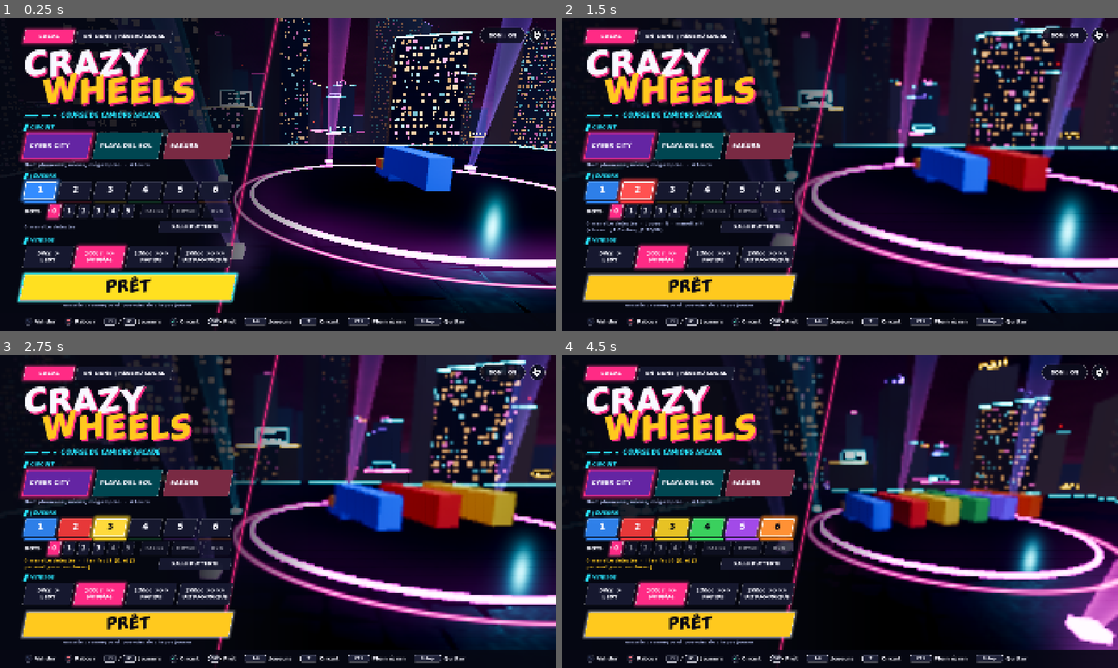
Above: before the commit, frames 1-4 (two rows, left to right).
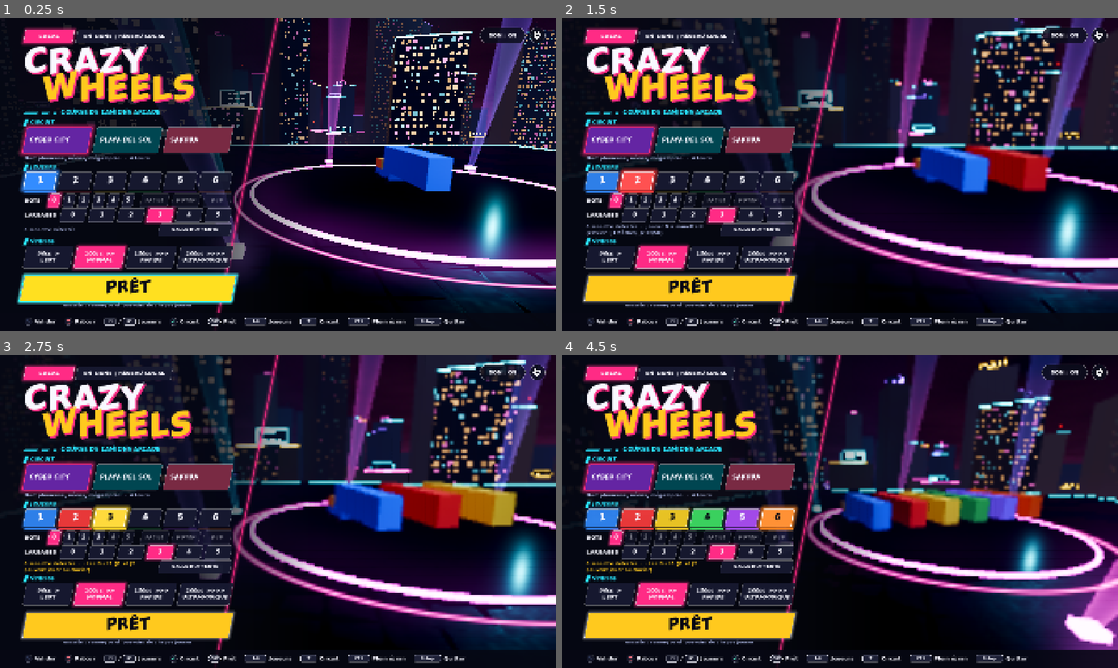
Above: after the commit, the same moments.

Repository: Shoz567/course-camions
Game: Godot game, scene res://ui/main_menu.tscn
Two runs of this game, one before a commit and one after it. Both use one fixed random seed, a clock stepped at 60 frames per second and the inputs below.
Inputs:
- Up to frame 1 (0.25 s): no input
- Up to frame 2 (1.5 s): click "1" at 0.5 s; click "2" at 1.25 s
- Up to frame 3 (2.75 s): click "3" at 2 s
- Up to frame 4 (4.5 s): click "4" at 2.75 s; click "5" at 3.5 s; click "6" at 4.25 s

The runs differ from the first frame. In frame 1, 12% of the frame differs, in the area x 3-43%, y 8-92%; in frame 2, 12%; in frame 3, 12%; in frame 4, 12%, in the area x 3-43%, y 8-91%.

Commit message:
jeu: limite les largages de remorque par course et retarde le suivant
Ligne LARGAGES au menu (0 a 5, 3 par defaut, envoyee par le host en
ligne) ; 20 s apres le retour d'une remorque avant de la larguer.

Co-Authored-By: Claude Opus 5.5 <noreply@anthropic.com>
Claude-Session: https://claude.ai/code/session_014CWYtjhecNygfogRt2m3K8

Diff:
--- a/game/dev/local_race.gd
+++ b/game/dev/local_race.gd
@@ -740,6 +740,8 @@
 				var cargo := p.truck.get_node_or_null(^"Cargo") as TruckCargo
 				if cargo != null:
 					cargo.start_race_lock()
+					# largages de la course, choisis au menu (en ligne : ceux du host)
+					cargo.drops_left = GameState.trailer_drops
 		return
 	# temps limite apres la premiere arrivee (une course se termine toujours)
 	_check_all_finished()
--- a/game/gameplay/game_state.gd
+++ b/game/gameplay/game_state.gd
@@ -109,6 +109,10 @@
 ## (BotInputSource.Level).
 var bot_count: int = 0
 var bot_level: int = 1
+## Largages de remorque par joueur et par course (2026-10-20 : de 0 a 5,
+## choisi au menu ; TruckCargo.drops_left).
+const MAX_TRAILER_DROPS := 5
+var trailer_drops: int = 3
 
 
 ## Scene de course du circuit `index` (borne aux circuits connus).
@@ -174,6 +178,7 @@
 	cfg.set_value("race", "speed_class", speed_class)
 	cfg.set_value("race", "trailers", trailer_choice)
 	cfg.set_value("race", "bots", bot_count)
+	cfg.set_value("race", "trailer_drops", trailer_drops)
 	cfg.set_value("race", "bot_level", bot_level)
 	for a: String in PadBindings.ACTIONS:
 		cfg.set_value("pad", a, pad_bindings[a])
@@ -197,6 +202,7 @@
 	selected_track = clampi(int(cfg.get_value("race", "track", selected_track)), 0, TRACKS.size() - 1)
 	speed_class = clampi(int(cfg.get_value("race", "speed_class", speed_class)), 0, SPEED_CLASSES.size() - 1)
 	bot_count = clampi(int(cfg.get_value("race", "bots", bot_count)), 0, 5)
+	trailer_drops = clampi(int(cfg.get_value("race", "trailer_drops", trailer_drops)), 0, MAX_TRAILER_DROPS)
 	bot_level = clampi(int(cfg.get_value("race", "bot_level", bot_level)), 0, 2)
 	var trailers: Variant = cfg.get_value("race", "trailers", trailer_choice)
 	if trailers is PackedInt32Array and (trailers as PackedInt32Array).size() == trailer_choice.size():
--- a/game/gameplay/truck_cargo.gd
+++ b/game/gameplay/truck_cargo.gd
@@ -12,6 +12,12 @@
 ## Verrou de depart : pendant first_seconds_lock_ticks (5 s) apres le GO
 ## (start_race_lock, appele par la course), largage interdit - pas de bouchon
 ## monstre sur la grille. Comptes en ticks physiques. Prete des le depart.
+## Limites (2026-10-20 : « limiter le nombre de largages par joueur, le
+## choisir au debut d'une course, entre 0 et 5 ; une fois la remorque
+## revenue, un delai d'une vingtaine de secondes avant de pouvoir la
+## larguer ») : drops_left largages dans la course (GameState.trailer_drops,
+## pose par la course ; -1 : illimite), et rearm_ticks apres le retour d'une
+## remorque.
 
 signal dropped(trailer: DetachedTrailer)
 ## Une nouvelle remorque vient d'apparaitre sur le camion.
@@ -24,11 +30,17 @@
 ## Au-dela, la nouvelle remorque apparait meme si sa place n'est pas libre
 ## (caisse sans collision tant que la place est prise : Truck._trailer_ghost).
 @export var reattach_timeout_ticks: int = 120
+## Delai apres le retour d'une remorque avant de pouvoir la larguer (20 s).
+@export var rearm_ticks: int = 1200
+
+## Largages qui restent dans la course (-1 : illimite).
+var drops_left: int = -1
 
 var _truck: Truck
 var _cooldown: int = 0
 var _lock: int = 0
 var _waiting: int = 0
+var _rearm: int = 0
 var last_trailer: DetachedTrailer
 ## En ligne, chez un client (NetRace) : le host decide du largage et du
 ## raccrochage ; la recharge affichee arrive du host (net_set_charge).
@@ -51,6 +63,8 @@
 		_lock -= 1
 	if _cooldown > 0:
 		_cooldown -= 1
+	if _rearm > 0 and _truck != null and not _truck.is_trailer_detached():
+		_rearm -= 1
 	if net_mirror:
 		return
 	if _truck == null or not _truck.is_trailer_detached() or _cooldown > 0 or _truck.is_wrecked():
@@ -59,11 +73,13 @@
 	_waiting += 1
 	if _truck.reattach_trailer(_waiting >= reattach_timeout_ticks):
 		_waiting = 0
+		_rearm = rearm_ticks
 		reattached.emit()
 
 
 func is_ready() -> bool:
-	return _cooldown == 0 and _lock == 0 and _truck != null and not _truck.is_trailer_detached()
+	return _cooldown == 0 and _lock == 0 and _rearm == 0 and drops_left != 0 and _truck != null \
+			and not _truck.is_trailer_detached()
 
 
 func is_locked() -> bool:
@@ -74,6 +90,10 @@
 func get_charge() -> float:
 	if _lock > 0:
 		return 1.0 - float(_lock) / maxf(first_seconds_lock_ticks, 1)
+	if drops_left == 0 and _truck != null and not _truck.is_trailer_detached():
+		return 0.0
+	if _rearm > 0 and _truck != null and not _truck.is_trailer_detached():
+		return 1.0 - float(_rearm) / maxf(rearm_ticks, 1)
 	return 1.0 - float(_cooldown) / maxf(cooldown_ticks, 1)
 
 
@@ -85,6 +105,11 @@
 	return ceili(_lock / 60.0)
 
 
+## Secondes avant de pouvoir larguer la remorque revenue.
+func rearm_seconds_left() -> int:
+	return ceili(_rearm / 60.0)
+
+
 ## Etat pour le HUD.
 func status_text() -> String:
 	if _lock > 0:
@@ -93,6 +118,12 @@
 		return "nouvelle remorque %d s" % maxi(seconds_left(), 1)
 	if _cooldown > 0:
 		return "remorque %d s" % seconds_left()
+	if drops_left == 0:
+		return "PLUS DE LARGAGE"
+	if _rearm > 0:
+		return "largage dans %d s" % rearm_seconds_left()
+	if drops_left > 0:
+		return "REMORQUE PRETE · %d largage%s" % [drops_left, "s" if drops_left > 1 else ""]
 	return "REMORQUE PRETE"
 
 
@@ -101,8 +132,14 @@
 	if locked:
 		_lock = maxi(roundi((1.0 - charge) * first_seconds_lock_ticks), 1)
 		_cooldown = 0
+	elif _truck != null and not _truck.is_trailer_detached():
+		# remorque sur le camion : la charge est le delai avant le largage
+		_lock = 0
+		_cooldown = 0
+		_rearm = roundi((1.0 - clampf(charge, 0.0, 1.0)) * rearm_ticks)
 	else:
 		_lock = 0
+		_rearm = 0
 		_cooldown = roundi((1.0 - clampf(charge, 0.0, 1.0)) * cooldown_ticks)
 
 
@@ -128,6 +165,8 @@
 	# elle roule encore un peu, puis tient la place (amortie)
 	trailer.linear_velocity = _truck.linear_velocity * 0.5
 	_cooldown = cooldown_ticks
+	if drops_left > 0:
+		drops_left -= 1
 	_waiting = 0
 	last_trailer = trailer
 	dropped.emit(trailer)
--- a/game/net/net_session.gd
+++ b/game/net/net_session.gd
@@ -431,12 +431,12 @@
 		return
 	var data := _pack(members)
 	for id in _guest_peers():
-		_launch.rpc_id(id, GameState.selected_track, GameState.speed_class, snapshot_ticks, data)
-	_launch(GameState.selected_track, GameState.speed_class, snapshot_ticks, data)
+		_launch.rpc_id(id, GameState.selected_track, GameState.speed_class, snapshot_ticks, data, GameState.trailer_drops)
+	_launch(GameState.selected_track, GameState.speed_class, snapshot_ticks, data, GameState.trailer_drops)
 
 
 @rpc("authority", "call_remote", "reliable")
-func _launch(track: int, speed_class: int, send_ticks: int, data: Array) -> void:
+func _launch(track: int, speed_class: int, send_ticks: int, data: Array, drops: int = 3) -> void:
 	# chargement de la course : chacun peut se figer quelques secondes
 	for m in members:
 		var id := int(m["peer"])
@@ -447,6 +447,7 @@
 	snapshot_ticks = clampi(send_ticks, 1, SNAPSHOT_TICKS_LOW_BANDWIDTH)
 	GameState.selected_track = clampi(track, 0, GameStateNode.TRACKS.size() - 1)
 	GameState.speed_class = clampi(speed_class, 0, GameStateNode.SPEED_CLASSES.size() - 1)
+	GameState.trailer_drops = clampi(drops, 0, GameStateNode.MAX_TRAILER_DROPS)
 	members = _unpack(data)
 	race_launched.emit()
 	if auto_change_scene:
--- /dev/null
+++ b/game/tests/scenes/trailer_drops_test.gd
@@ -0,0 +1,118 @@
+extends PhysicsTest
+
+## Largages limites (2026-10-20 : « limiter le nombre de largages par joueur,
+## le choisir au debut d'une course, entre 0 et 5 ; une fois la remorque
+## revenue, un delai d'une vingtaine de secondes avant de pouvoir la
+## larguer ») :
+##   A. TruckCargo : 20 s (rearm_ticks) apres le retour d'une remorque ;
+##   B. deux largages permis (recharge raccourcie a 1 s, delai a 2 s pour le
+##      test) : le premier part ; la remorque revenue, un appui pendant le delai
+##      ne fait rien (« largage dans ») ; apres, le second part ; ensuite plus
+##      rien (« PLUS DE LARGAGE »), deux remorques sur la route en tout ;
+##   C. zero largage permis : rien ne part jamais ;
+##   D. menu : une ligne LARGAGES de 0 a 5, le choix va dans GameState ;
+##   E. course (dev/race.tscn) : au GO, chaque camion a les largages du menu.
+
+var _a: Truck
+var _z: Truck
+var _ca: TruckCargo
+var _cz: TruckCargo
+var _drops_a: int = 0
+var _drops_z: int = 0
+var _seen: Dictionary = {}
+var _menu: MainMenu
+var _race: Node3D
+var _saved_drops: int = 3
+
+
+func _test_setup() -> void:
+	duration_ticks = 920
+	_saved_drops = GameState.trailer_drops
+	add_floor(2000.0)
+	_a = TruckTestUtil.spawn_truck(self, Vector3(0.0, 0.0, 0.0))
+	_z = TruckTestUtil.spawn_truck(self, Vector3(300.0, 0.0, 0.0))
+	_ca = _a.get_node(^"Cargo") as TruckCargo
+	_cz = _z.get_node(^"Cargo") as TruckCargo
+	_seen["rearm_default"] = _ca.rearm_ticks
+	_ca.cooldown_ticks = 60
+	_ca.rearm_ticks = 120
+	_ca.drops_left = 2
+	_cz.drops_left = 0
+	_ca.dropped.connect(func(_t: DetachedTrailer) -> void: _drops_a += 1)
+	_cz.dropped.connect(func(_t: DetachedTrailer) -> void: _drops_z += 1)
+
+
+func _press(t: Truck, on: bool) -> void:
+	var f := InputFrame.new()
+	f.cargo = on
+	t.set_input(f)
+
+
+## Appui de largage aux ticks voulus ; A s'eloigne de chaque remorque posee
+## (place libre pour la suivante).
+func _test_tick(t: int) -> void:
+	var press := t in [10, 40, 110, 210, 600]
+	_press(_a, press)
+	_press(_z, press)
+	match t:
+		12:
+			_seen["first"] = [_drops_a, _ca.drops_left]
+			_a.reset_to(Transform3D(Basis.IDENTITY, Vector3(0.0, 0.5, -80.0)))
+		42:
+			_seen["while_away"] = _drops_a
+		110:
+			# revenue (1 s de recharge, vers le tick 72) : delai de 2 s en cours
+			_seen["rearm"] = [not _a.is_trailer_detached(), _ca.status_text()]
+		112:
+			_seen["refused"] = _drops_a
+		205:
+			_seen["ready_text"] = _ca.status_text()
+		212:
+			_seen["second"] = [_drops_a, _ca.drops_left]
+			_a.reset_to(Transform3D(Basis.IDENTITY, Vector3(0.0, 0.5, -160.0)))
+		598:
+			_seen["none_text"] = _ca.status_text()
+		602:
+			_seen["after"] = _drops_a
+			_seen["z"] = [_drops_z, _cz.status_text()]
+			# D : le menu
+			_menu = (load("res://ui/main_menu.tscn") as PackedScene).instantiate() as MainMenu
+			_menu.auto_change_scene = false
+			add_child(_menu)
+		606:
+			_menu.select_drops(4)
+			var pressed := -1
+			for k in _menu.drop_buttons.size():
+				if _menu.drop_buttons[k].button_pressed:
+					pressed = k
+			_seen["menu"] = [_menu.drop_buttons.size(), GameState.trailer_drops, pressed]
+			_menu.queue_free()
+			# E : la course pose les largages du menu au GO
+			GameState.requested_players = 0
+			_race = (load("res://dev/race.tscn") as PackedScene).instantiate() as Node3D
+			_race.set("ready_gate", false)
+			_race.set("player_count", 1)
+			_race.position = Vector3(0.0, -500.0, 0.0)
+			add_child(_race)
+		910:
+			var p: Object = (_race.get("players") as Array)[0]
+			var c := (p.get("truck") as Truck).get_node(^"Cargo") as TruckCargo
+			_seen["race"] = c.drops_left
+
+
+func _test_finish() -> void:
+	GameState.trailer_drops = _saved_drops
+	check("A delai apres le retour : 20 s", int(_seen.get("rearm_default", 0)) == 1200, str(_seen.get("rearm_default")))
+	check("B premier largage (il en reste 1)", _seen.get("first") == [1, 1], str(_seen.get("first")))
+	check("B remorque revenue : un appui pendant le delai ne largue rien",
+		int(_seen.get("refused", 9)) == 1 and int(_seen.get("while_away", 9)) == 1
+		and (_seen.get("rearm", [false, ""]) as Array)[0] == true
+		and String((_seen.get("rearm", [false, ""]) as Array)[1]).begins_with("largage dans"), str(_seen))
+	check("B apres le delai : second largage (plus aucun)", String(_seen.get("ready_text", "")).begins_with("REMORQUE PRETE")
+		and _seen.get("second") == [2, 0], "%s %s" % [_seen.get("ready_text"), _seen.get("second")])
+	check("B ensuite : plus rien, « PLUS DE LARGAGE »", int(_seen.get("after", 9)) == 2
+		and String(_seen.get("none_text", "")) == "PLUS DE LARGAGE", "%s %s" % [_seen.get("after"), _seen.get("none_text")])
+	var z: Array = _seen.get("z", [9, ""])
+	check("C zero largage permis : rien ne part", int(z[0]) == 0 and String(z[1]) == "PLUS DE LARGAGE", str(z))
+	check("D menu : LARGAGES de 0 a 5, choix enregistre", _seen.get("menu") == [6, 4, 4], str(_seen.get("menu")))
+	check("E course : au GO, les largages du menu", int(_seen.get("race", -9)) == 4, str(_seen.get("race")))
--- /dev/null
+++ b/game/tests/scenes/trailer_drops_test.tscn
@@ -0,0 +1,6 @@
+[gd_scene format=3]
+
+[ext_resource type="Script" path="res://tests/scenes/trailer_drops_test.gd" id="1"]
+
+[node name="TrailerDropsTest" type="Node3D"]
+script = ExtResource("1")
--- a/game/tests/scenes/truck_cargo_test.gd
+++ b/game/tests/scenes/truck_cargo_test.gd
@@ -72,6 +72,9 @@
 	_defaults = [a_cargo.cooldown_ticks, a_cargo.first_seconds_lock_ticks]
 	a_cargo.cooldown_ticks = COOLDOWN_A
 	(_e.get_node("Cargo") as TruckCargo).cooldown_ticks = 400
+	# le delai apres le retour (rearm_ticks, 20 s) a son test : trailer_drops_test
+	a_cargo.rearm_ticks = 0
+	(_e.get_node("Cargo") as TruckCargo).rearm_ticks = 0
 	(_f.get_node("Cargo") as TruckCargo).start_race_lock()
 	for t: Truck in [_a, _b, _c, _d, _e, _f]:
 		_drops[t] = 0
--- a/game/ui/main_menu.gd
+++ b/game/ui/main_menu.gd
@@ -54,6 +54,7 @@
 ## Bots hors ligne : nombre (0 a 5) et niveau (facile, moyen, dur).
 var bot_buttons: Array[Button] = []
 var bot_level_buttons: Array[Button] = []
+var drop_buttons: Array[Button] = []
 const BOT_LEVELS: PackedStringArray = ["FACILE", "MOYEN", "DUR"]
 var speed_buttons: Array[Button] = []
 var track_buttons: Array[Button] = []
@@ -322,6 +323,7 @@
 	player_buttons.clear()
 	bot_buttons.clear()
 	bot_level_buttons.clear()
+	drop_buttons.clear()
 	speed_buttons.clear()
 	track_buttons.clear()
 	_join_slots.clear()
@@ -403,6 +405,16 @@
 		bot_buttons[k].disabled = k > room
 	for k in bot_level_buttons.size():
 		bot_level_buttons[k].disabled = GameState.bot_count == 0
+
+
+## Largages de remorque par joueur et par course (0 a 5).
+func select_drops(n: int, save: bool = true) -> void:
+	GameState.trailer_drops = clampi(n, 0, GameStateNode.MAX_TRAILER_DROPS)
+	if save and is_node_ready():
+		GameState.save_settings()
+		MenuSound.play_select()
+	for k in drop_buttons.size():
+		drop_buttons[k].set_pressed_no_signal(k == GameState.trailer_drops)
 
 
 func select_bot_level(k: int, save: bool = true) -> void:
@@ -1205,6 +1217,24 @@
 	column.add_child(bots_row)
 	select_bots(GameState.bot_count, false)
 	select_bot_level(GameState.bot_level, false)
+	# largages de remorque par joueur dans la course (2026-10-20)
+	column.add_child(_column_gap(6))
+	var drops_row := _row("Drops")
+	var drops_label := _label("LARGAGES", 18, 0)
+	drops_label.custom_minimum_size.x = 112
+	drops_label.vertical_alignment = VERTICAL_ALIGNMENT_CENTER
+	drops_row.add_child(drops_label)
+	var drops_group := ButtonGroup.new()
+	for k in GameStateNode.MAX_TRAILER_DROPS + 1:
+		var db := _choice("Drops%d" % k, str(k), drops_group, 20)
+		db.custom_minimum_size.y = 44
+		db.tooltip_text = "Aucun largage de remorque" if k == 0 \
+				else "%d largage%s de remorque par joueur et par course" % [k, "s" if k > 1 else ""]
+		db.pressed.connect(select_drops.bind(k))
+		drops_row.add_child(db)
+		drop_buttons.append(db)
+	column.add_child(drops_row)
+	select_drops(GameState.trailer_drops, false)
 	# manettes detectees a gauche ; salle d'attente (chacun rejoint avec SA
 	# manette ou son jeu de touches) a droite, sur la meme ligne
 	var pads_row := HBoxContainer.new()
Not shown, changed: PLAN.md
